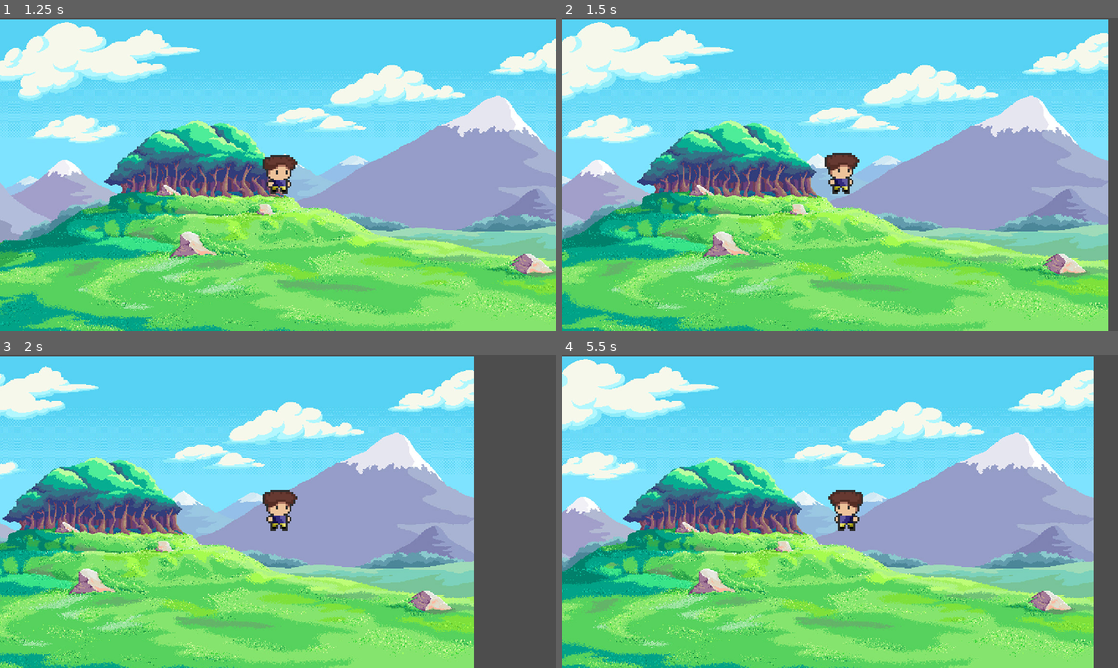
Above: before the commit, frames 1-4 (two rows, left to right).
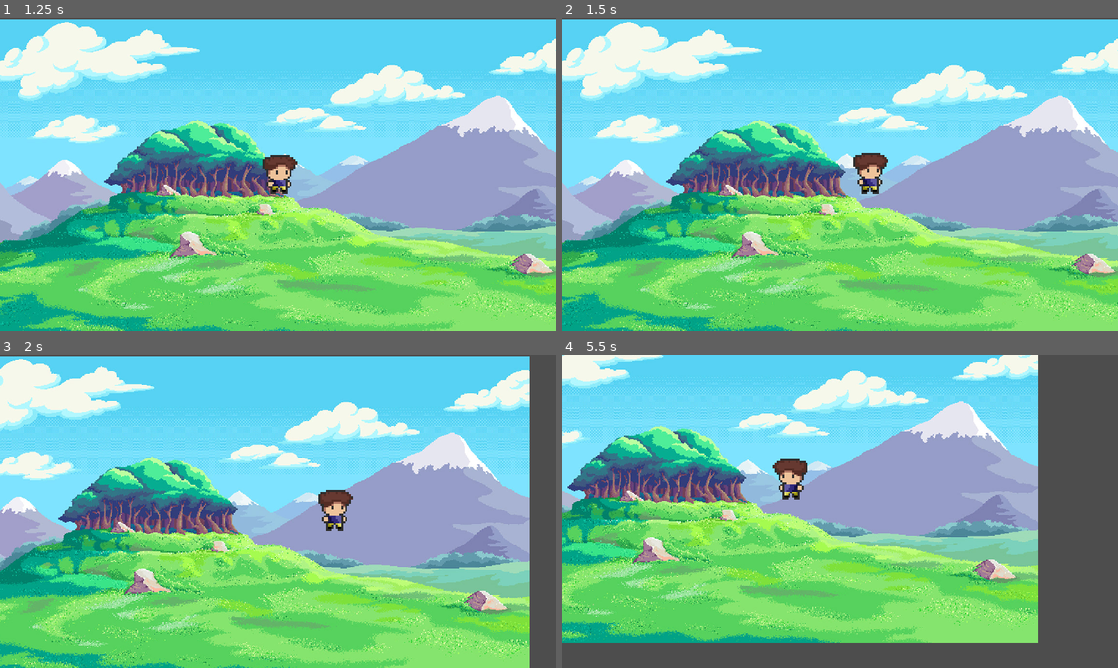
Above: after the commit, the same moments.

Repository: JoanMaceo02/Divine-Journey
Game: Godot game, scene res://Scenes/main_menu.tscn
Two runs of this game, one before a commit and one after it. Both use one fixed random seed, a clock stepped at 60 frames per second and the inputs below.
Inputs:
- Up to frame 1 (1.25 s): click "PLAY" at 0.5 s
- Up to frame 2 (1.5 s): hold D (move_right) from 1.28 s (still down)
- Up to frame 3 (2 s): keep holding D (move_right)
- Up to frame 4 (5.5 s): release D (move_right) at 2.03 s; hold S (move_down) 2.03-2.78 s; hold D (move_right) 2.78-3.53 s; hold W (move_up) 3.53-4.28 s; hold A (move_left) from 4.28 s (still down)

Frame 1 is identical in both runs. In frame 2, 47% of the frame differs, in the area x 0-100%, y 0-100%; in frame 3, 56%; in frame 4, 72%, in the area x 0-96%, y 0-100%.

Commit message:
Commit de la camara
Este commit contiene la base de la cámara 2D del jugador

Diff:
--- a/Scenes/player.tscn
+++ b/Scenes/player.tscn
@@ -429,3 +429,5 @@
 shape = SubResource("RectangleShape2D_fr4sk")
 
 [node name="Camera2D" type="Camera2D" parent="."]
+drag_horizontal_enabled = true
+drag_vertical_enabled = true
--- a/project.godot
+++ b/project.godot
@@ -45,7 +45,6 @@
 [rendering]
 
 textures/canvas_textures/default_texture_filter=0
-renderer/rendering_method="mobile"
 textures/stretch/mode="disabled"
 textures/size/window_height_override=0
 textures/size/window_width_override=0
